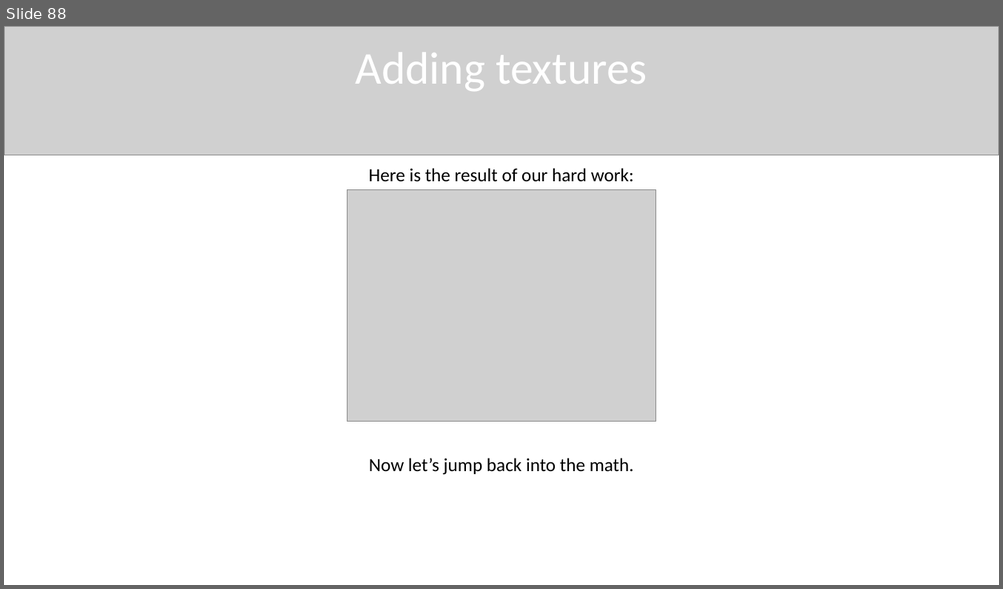
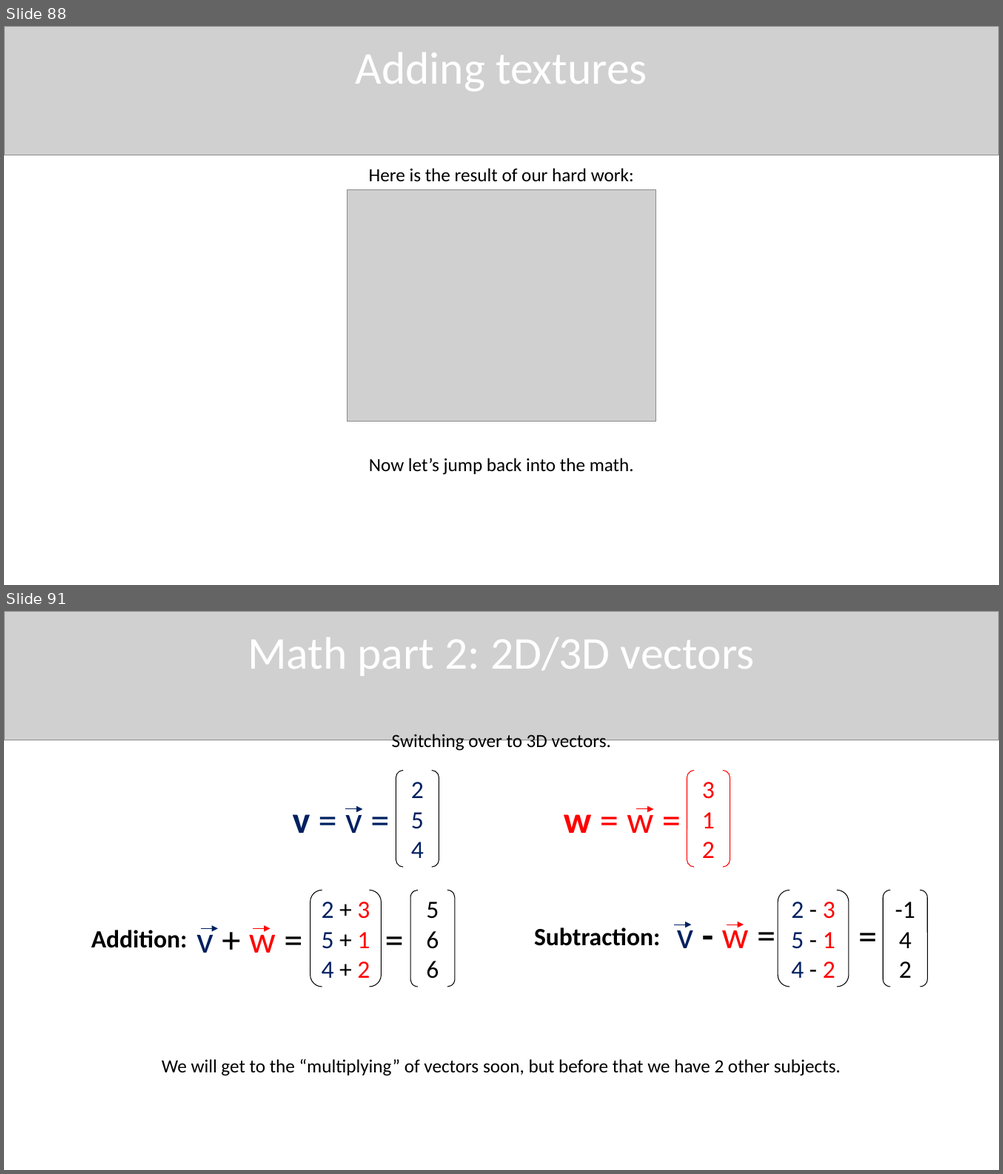
Before and after one commit to QuincyJacobs/WebGLTutorial, a slide deck: Presentation/Presentation WebGL.pptx. Shown one above the other, each under a label of ours: slide 88 before the commit, slides 88 and 91 after it; the slides between them are not shown. The pictures are 1003x589 and 1003x1174 pixels, drawn with LibreOffice and Linux fonts; fonts in the diff are those of the drawing; grey boxes stand for pictures. Boxes give left, top, right and bottom in pixels: in the first picture for what was removed or moved away, otherwise in the second. Text is boxed around its words. In the diff, an @@ line names an element or a change of style, - is before the commit and + after.

Commit message:
Another update to presentation math

```diff
--- a/Presentation/Presentation WebGL.pptx
+++ b/Presentation/Presentation WebGL.pptx
@@ slide 91 added at <box>4,611,999,1170</box>, background #FFFFFF @@
@@ picture added at <box>4,611,999,741</box> @@
@@ text added at <box>247,638,754,676</box>, 44 pt, text #FFFFFF @@
+Math part 2: 2D/3D vectors
@@ text added at <box>392,734,611,752</box>, 18 pt, text #000000 @@
+Switching over to 3D vectors.
@@ bracket pair added at <box>395,771,439,868</box>, outline #000000 0.75 pt, 24 pt, text #002060 @@
+2
+5
+4
@@ bracket pair added at <box>687,771,730,868</box>, outline #FF0000 0.75 pt, 24 pt, text #FF0000 @@
+3
+1
+2
@@ text added at <box>293,806,362,833</box>, 36 pt, text #002060 @@
+v = v =
@@ arrow added from (346, 809) to (363, 809), #002060 0.75 pt @@
@@ text added at <box>563,806,653,833</box>, 36 pt, text #FF0000 @@
+w = w =
@@ arrow added from (637, 809) to (654, 809), #FF0000 0.75 pt @@
@@ bracket pair added at <box>310,890,381,987</box>, outline #000000 0.75 pt, 24 pt, text #002060 @@
+2 + 3
+5 + 1
+4 + 2
@@ bracket pair added at <box>410,890,455,987</box>, outline #000000 0.75 pt, 24 pt, text #000000 @@
+5
+6
+6
@@ bracket pair added at <box>778,890,848,987</box>, outline #000000 0.75 pt, 24 pt, text #002060 @@
+2 - 3
+5 - 1
+4 - 2
@@ bracket pair added at <box>883,890,928,987</box>, outline #000000 0.75 pt, 24 pt, text #000000 @@
+-1
+4
+2
@@ text added at <box>378,912,410,965</box>, 36 pt, text #000000 @@
+=
@@ text added at <box>851,908,883,962</box>, 36 pt, text #000000 @@
+=
@@ text added at <box>91,930,188,948</box>, 24 pt, text #000000, bold @@
+Addition:
@@ text added at <box>196,925,276,953</box>, 36 pt, text #000000 @@
+v + w =
@@ arrow added from (201, 929) to (218, 929), #002060 0.75 pt @@
@@ arrow added from (253, 929) to (270, 929), #FF0000 0.75 pt @@
@@ text added at <box>534,928,660,946</box>, 24 pt, text #000000, bold @@
+Subtraction:
@@ arrow added from (674, 925) to (691, 925), #002060 0.75 pt @@
@@ text added at <box>677,922,748,948</box>, 36 pt, text #000000 @@
+v - w =
@@ arrow added from (726, 925) to (743, 925), #FF0000 0.75 pt @@
@@ text added at <box>162,1059,840,1076</box>, 18 pt, text #000000 @@
+We will get to the “multiplying” of vectors soon, but before that we have 2 other subjects.
```
Also in this commit, not shown: 7 slides changed, 2 other slides added, 1 slide removed, 1 other file.
